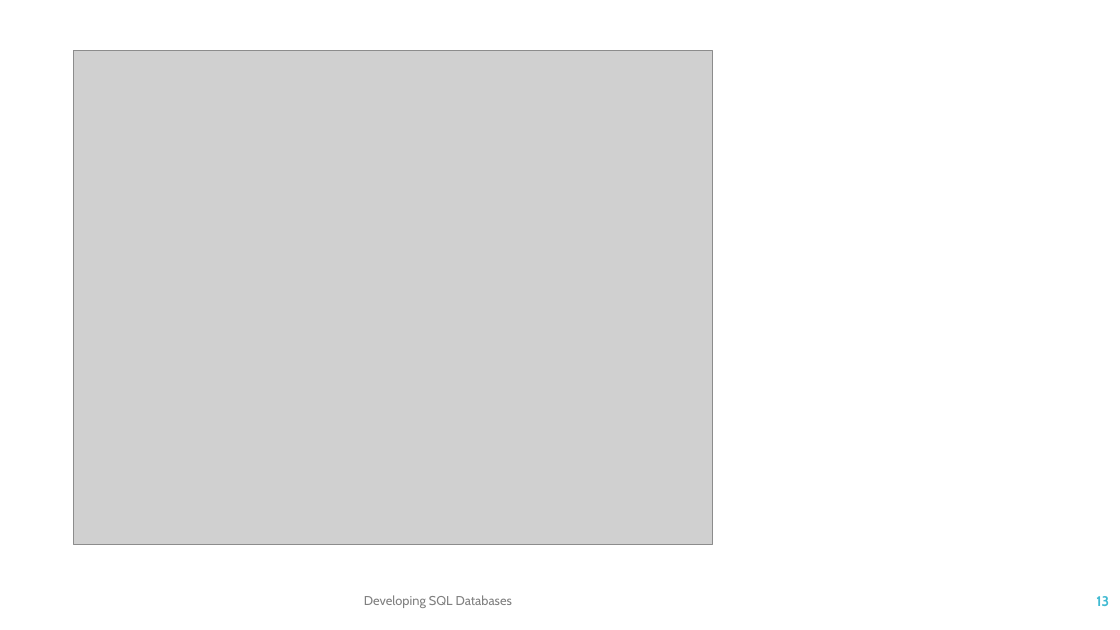
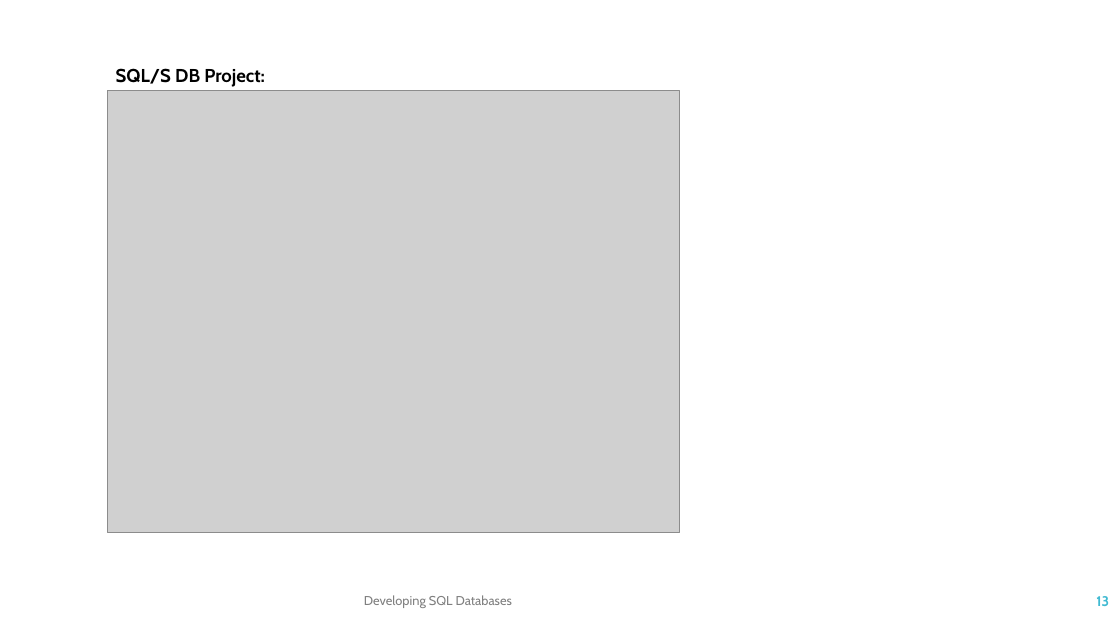
Before and after one commit to TKostyrka/70762DevSQLDB, a slide deck: slide 13 of DEVSQL_00_Intro/DEVSQL_00B_SSDT.pptx. Drawn at 1120x630 pixels with LibreOffice and Linux fonts; fonts in the diff are those of the drawing; grey boxes stand for pictures. Boxes give left, top, right and bottom in pixels: in the first picture for what was removed or moved away, otherwise in the second. Text is boxed around its words. In the diff, an @@ line names an element or a change of style, - is before the commit and + after.

```diff
--- a/DEVSQL_00_Intro/DEVSQL_00B_SSDT.pptx
+++ b/DEVSQL_00_Intro/DEVSQL_00B_SSDT.pptx
@@ text added at box(116, 68, 265, 87), 16 pt, text #000000, bold @@
+SQL/S DB Project:
@@ picture: place and size @@
-picture at box(73, 50, 712, 544)
+picture at box(108, 91, 680, 533)
```
Also in this commit, not shown: 6 other slides changed, 1 slide added, 1 other file.
